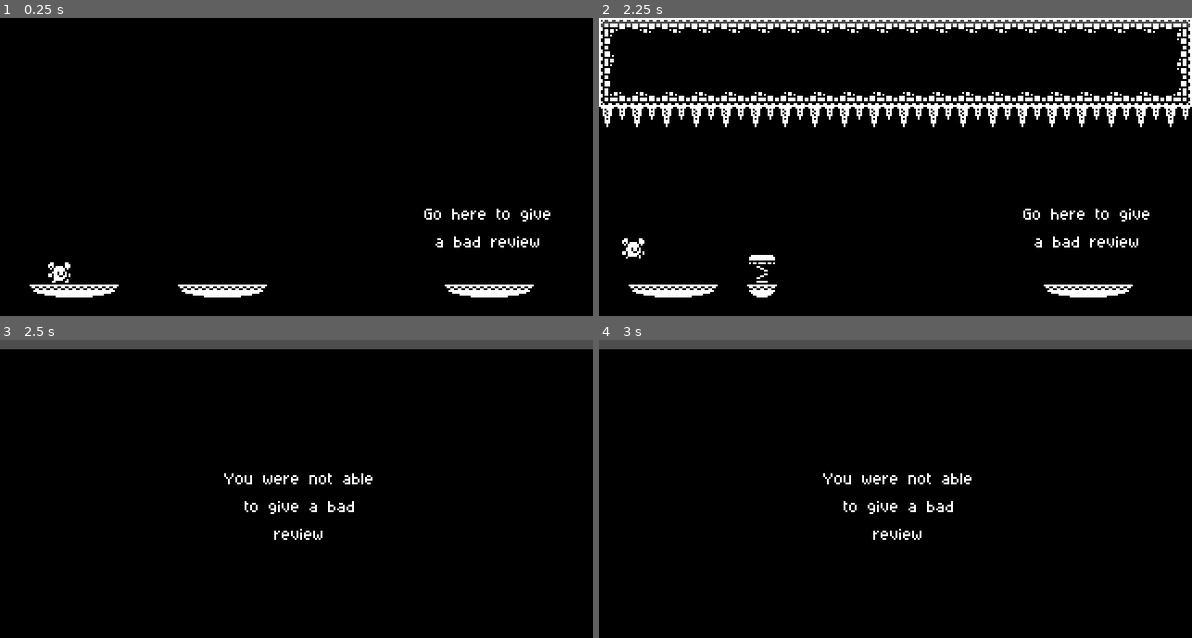
Above: before the commit, frames 1-4 (two rows, left to right).
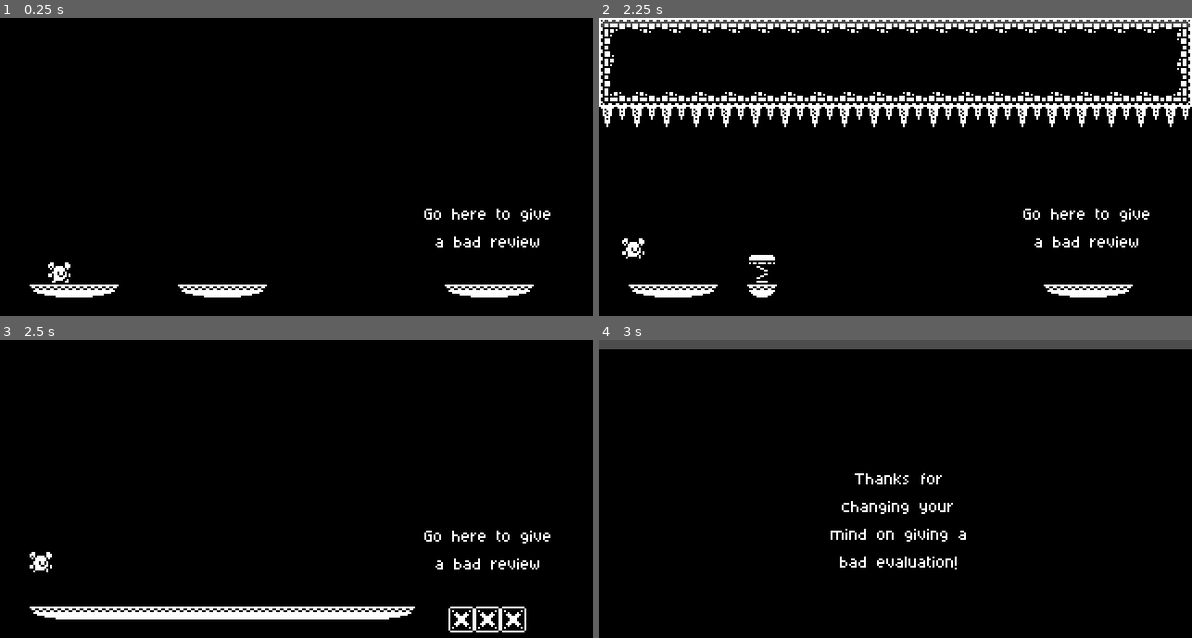
Above: after the commit, the same moments.

Repository: Andrearium/Missing-Semester-Exercise-2
Game: Godot game, scene res://world.tscn
The game is run twice, just before and just after one commit, with the same random seed, the same clock (stepped at 60 frames per second) and the same inputs.
Inputs:
- Up to frame 1 (0.25 s): no input
- Up to frame 2 (2.25 s): tap Enter at 0.5 s; hold Right (ui_right) 0.53-2.03 s; tap Up (ui_up) at 0.77, 1.52 s; hold Left (ui_left) from 2.03 s (still down)
- Up to frame 3 (2.5 s): keep holding Left (ui_left)
- Up to frame 4 (3 s): release Left (ui_left) at 2.78 s; hold Right (ui_right) from 2.78 s (still down)

Frames 1-2 are identical in both runs. In frame 3, 7.1% of the frame differs, in the area x 0-100%, y 0-99%; in frame 4, 1.3%.

Commit message:
Add third level

Diff:
--- a/EvaluationGame/player.tscn
+++ b/EvaluationGame/player.tscn
@@ -34,6 +34,9 @@
 [sub_resource type="RectangleShape2D" id="RectangleShape2D_a54iw"]
 size = Vector2(10, 11)
 
+[sub_resource type="RectangleShape2D" id="RectangleShape2D_cdpxq"]
+size = Vector2(10, 11)
+
 [node name="Player" type="CharacterBody2D"]
 collision_mask = 2
 script = ExtResource("1_j6ctd")
@@ -63,5 +66,13 @@
 position = Vector2(0, 2.5)
 shape = SubResource("RectangleShape2D_a54iw")
 
+[node name="BoxDetector" type="Area2D" parent="."]
+collision_layer = 8
+collision_mask = 0
+
+[node name="CollisionShape2D" type="CollisionShape2D" parent="BoxDetector"]
+position = Vector2(0, 2.5)
+shape = SubResource("RectangleShape2D_cdpxq")
+
 [connection signal="area_entered" from="Area2D" to="." method="_on_area_2d_area_entered"]
 [connection signal="area_entered" from="SpringDetector" to="." method="_on_spring_detector_area_entered"]
--- a/EvaluationGame/text2.tscn
+++ b/EvaluationGame/text2.tscn
@@ -20,7 +20,7 @@
 offset_left = 118.0
 offset_top = 67.0
 offset_right = 206.0
-offset_bottom = 115.0
-text = "You were not able to give a bad review"
+offset_bottom = 130.0
+text = "Thanks for changing your mind on giving a bad evaluation!"
 horizontal_alignment = 1
 autowrap_mode = 3
--- a/EvaluationGame/world.gd
+++ b/EvaluationGame/world.gd
@@ -12,3 +12,14 @@
 
 func _on_spring_area_entered(area):
 	player.velovity.y -= 100
+
+
+func _on_box_area_entered(area):
+	$Box.queue_free()
+
+
+func _on_box_2_area_entered(area):
+	$Box2.queue_free()
+
+func _on_box_3_area_entered(area):
+	$Box3.queue_free()
--- a/EvaluationGame/world2.tscn
+++ b/EvaluationGame/world2.tscn
@@ -2,7 +2,7 @@
 
 [ext_resource type="Script" path="res://world.gd" id="1_ok4da"]
 [ext_resource type="PackedScene" uid="uid://kuha1su654ws" path="res://player.tscn" id="2_sb1xo"]
-[ext_resource type="PackedScene" uid="uid://b8fqn6nrpg0aq" path="res://world3.tscn" id="2_uy3af"]
+[ext_resource type="PackedScene" uid="uid://wguqtk3kntv4" path="res://world4.tscn" id="2_xj08v"]
 [ext_resource type="Texture2D" uid="uid://dxwfbptn83ej7" path="res://monochrome_tilemap_transparent_packed.png" id="3_4btkj"]
 [ext_resource type="PackedScene" uid="uid://dbaaeeobwugyq" path="res://text.tscn" id="4_e3hpp"]
 
@@ -1210,7 +1210,7 @@
 
 [node name="World" type="Node2D"]
 script = ExtResource("1_ok4da")
-next_level = ExtResource("2_uy3af")
+next_level = ExtResource("2_xj08v")
 
 [node name="Polygon2D" type="Polygon2D" parent="."]
 position = Vector2(0, 5)
--- a/EvaluationGame/world4.tscn
+++ b/EvaluationGame/world4.tscn
@@ -1,7 +1,7 @@
-[gd_scene load_steps=8 format=3 uid="uid://wguqtk3kntv4"]
+[gd_scene load_steps=9 format=3 uid="uid://wguqtk3kntv4"]
 
 [ext_resource type="Script" path="res://world.gd" id="1_ojo22"]
-[ext_resource type="PackedScene" uid="uid://8xnb4ek0kgbu" path="res://world2.tscn" id="2_gtqwo"]
+[ext_resource type="PackedScene" uid="uid://b8fqn6nrpg0aq" path="res://world3.tscn" id="2_amtuy"]
 [ext_resource type="PackedScene" uid="uid://kuha1su654ws" path="res://player.tscn" id="3_bbaw5"]
 [ext_resource type="Texture2D" uid="uid://dxwfbptn83ej7" path="res://monochrome_tilemap_transparent_packed.png" id="4_cqpht"]
 [ext_resource type="PackedScene" uid="uid://dbaaeeobwugyq" path="res://text.tscn" id="5_w2oae"]
@@ -1205,9 +1205,12 @@
 physics_layer_0/collision_layer = 1
 sources/0 = SubResource("TileSetAtlasSource_ld5dt")
 
+[sub_resource type="RectangleShape2D" id="RectangleShape2D_b03fb"]
+size = Vector2(14, 14)
+
 [node name="World" type="Node2D"]
 script = ExtResource("1_ojo22")
-next_level = ExtResource("2_gtqwo")
+next_level = ExtResource("2_amtuy")
 
 [node name="Polygon2D" type="Polygon2D" parent="."]
 color = Color(0, 0, 0, 1)
@@ -1220,7 +1223,7 @@
 [node name="TileMap" type="TileMap" parent="."]
 tile_set = SubResource("TileSet_dtu0a")
 format = 2
-layer_0/tile_data = PackedInt32Array(589825, 262144, 3, 589826, 327680, 3, 589827, 393216, 3, 589830, 262144, 3, 589831, 327680, 3, 589832, 393216, 3, 589841, 393216, 3, 589839, 262144, 3, 589840, 327680, 3)
+layer_0/tile_data = PackedInt32Array(589825, 262144, 3, 589826, 327680, 3, 589827, 327680, 3, 589828, 327680, 3, 589829, 327680, 3, 589830, 327680, 3, 589831, 327680, 3, 589832, 327680, 3, 589833, 327680, 3, 589834, 327680, 3, 589835, 327680, 3, 589836, 327680, 3, 589837, 393216, 3)
 
 [node name="Control" parent="." instance=ExtResource("5_w2oae")]
 offset_left = 225.0
@@ -1235,4 +1238,52 @@
 [node name="CollisionPolygon2D" type="CollisionPolygon2D" parent="Area2D"]
 polygon = PackedVector2Array(0, 0, 0, 180, 320, 180, 320, 0, 333, 188, -26, 188)
 
+[node name="Box" type="Area2D" parent="."]
+collision_layer = 0
+collision_mask = 8
+
+[node name="Sprite2D" type="Sprite2D" parent="Box"]
+position = Vector2(249, 151)
+texture = ExtResource("4_cqpht")
+hframes = 20
+vframes = 20
+frame = 70
+
+[node name="CollisionShape2D" type="CollisionShape2D" parent="Box"]
+position = Vector2(249, 151)
+shape = SubResource("RectangleShape2D_b03fb")
+
+[node name="Box2" type="Area2D" parent="."]
+collision_layer = 0
+collision_mask = 8
+
+[node name="Sprite2D" type="Sprite2D" parent="Box2"]
+position = Vector2(277, 151)
+texture = ExtResource("4_cqpht")
+hframes = 20
+vframes = 20
+frame = 70
+
+[node name="CollisionShape2D" type="CollisionShape2D" parent="Box2"]
+position = Vector2(277, 151)
+shape = SubResource("RectangleShape2D_b03fb")
+
+[node name="Box3" type="Area2D" parent="."]
+collision_layer = 0
+collision_mask = 8
+
+[node name="Sprite2D" type="Sprite2D" parent="Box3"]
+position = Vector2(263, 151)
+texture = ExtResource("4_cqpht")
+hframes = 20
+vframes = 20
+frame = 70
+
+[node name="CollisionShape2D" type="CollisionShape2D" parent="Box3"]
+position = Vector2(263, 151)
+shape = SubResource("RectangleShape2D_b03fb")
+
 [connection signal="fallen" from="Player" to="." method="_on_player_fallen"]
+[connection signal="area_entered" from="Box" to="." method="_on_box_area_entered"]
+[connection signal="area_entered" from="Box2" to="." method="_on_box_2_area_entered"]
+[connection signal="area_entered" from="Box3" to="." method="_on_box_3_area_entered"]
Not shown, changed: EvaluationGame/export_presets.cfg
Not shown: 1 places in EvaluationGame/player.tscn that only renumber resources
